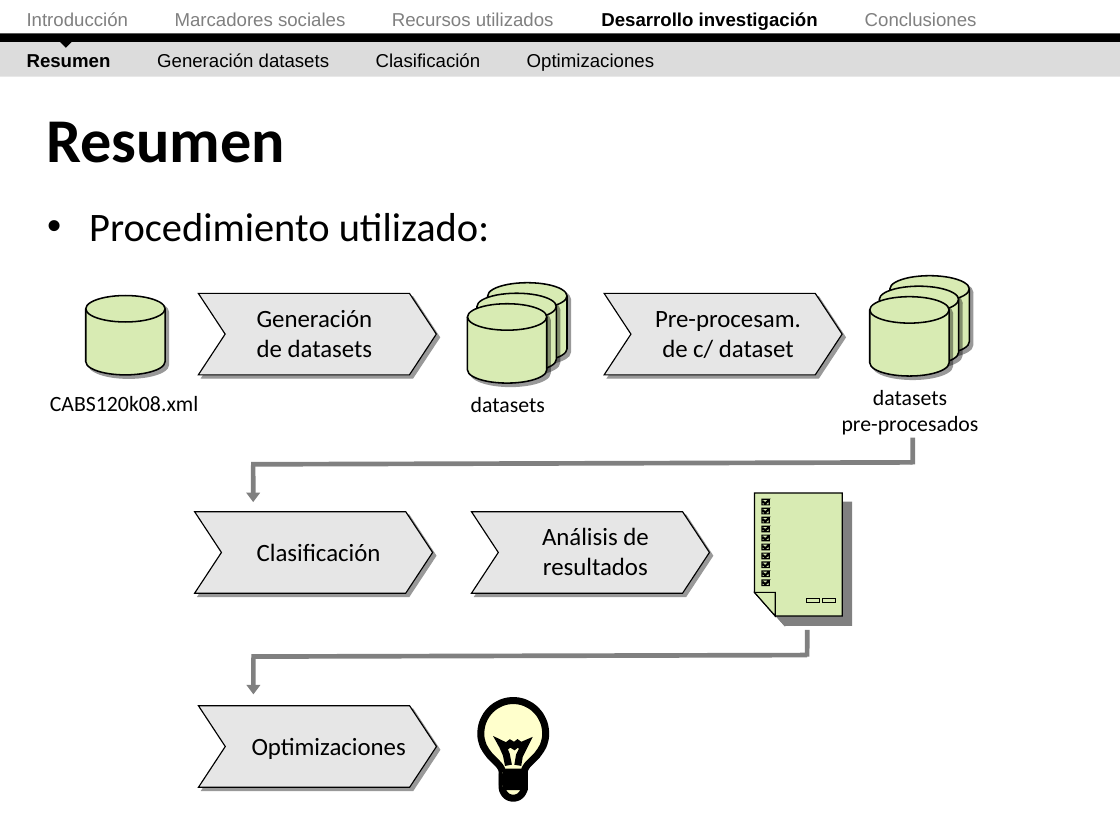
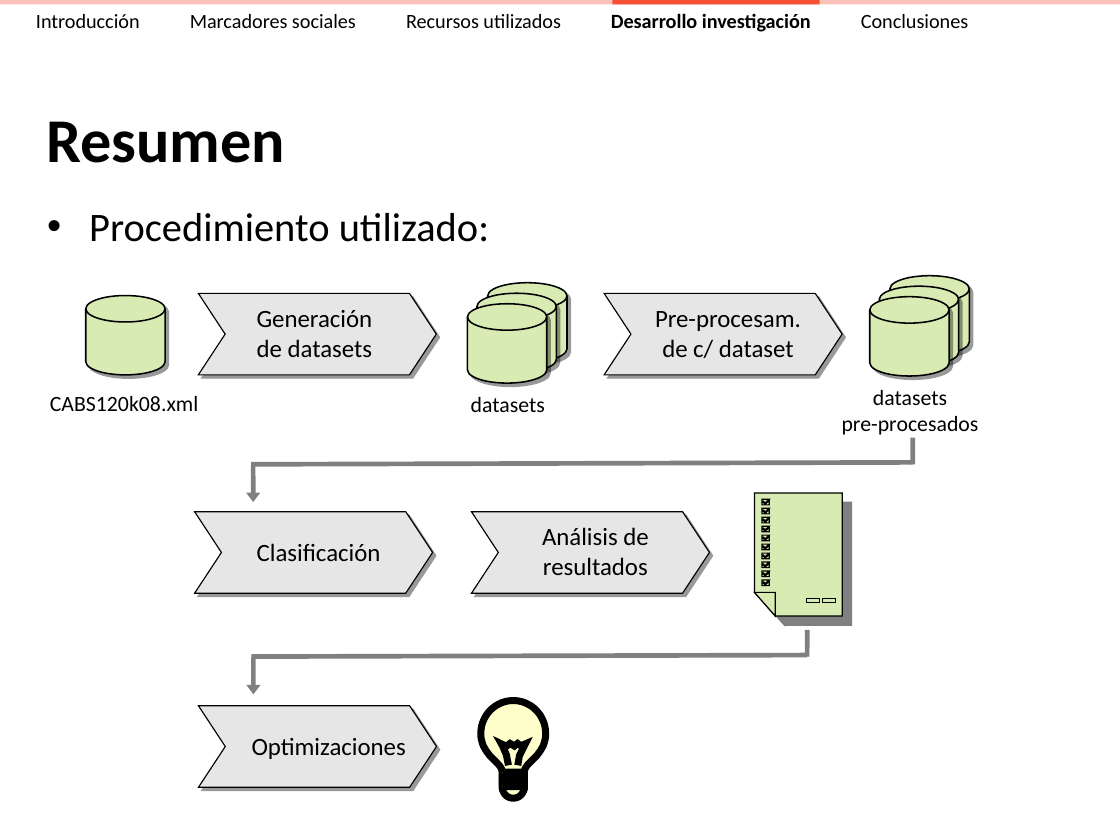
Before and after one commit to ak907kenai/nicotournetesis, a slide deck: slide 35 of docs_trunk/Presentación/Nicolás Tourné - Presentación Tesis (v2.2).ppt (slide 36 before the commit). Drawn at 1120x840 pixels with LibreOffice and Linux fonts; fonts in the diff are those of the drawing. Boxes give left, top, right and bottom in pixels: in the first picture for what was removed or moved away, otherwise in the second. Text is boxed around its words. In the diff, an @@ line names an element or a change of style, - is before the commit and + after.

```diff
--- a/docs_trunk/Presentación/Nicolás Tourné - Presentación Tesis (v2.2).ppt
+++ b/docs_trunk/Presentación/Nicolás Tourné - Presentación Tesis (v2.2).ppt
@@ rectangle: place and size @@
-rectangle at (0,34,1120,43)
+rectangle at (0,0,1120,4)
@@ rectangle at (0,0,1120,4): fill #000000 to #FCC3BA @@
@@ text "Introducción Marcadores sociales Recursos utilizados ...": place and size @@
-text "Introducción Marcadores sociales Recursos utilizados ..." at (27,12,977,30)
+text "Introducción Marcadores sociales Recursos utilizados ..." at (36,13,968,32)
@@ text "Introducción Marcadores sociales Recursos utilizados ..." at (36,13,968,32): size 12 to 13 pt, font Arial to Calibri; text colour #808080 to #000000 in "Introducción Marcadores sociales Recursos utilizados Conclus ..." @@
@@ right triangle removed at (53,23,79,49) @@
@@ rectangle added at (613,0,820,4), fill #F65136 @@
@@ rectangle removed at (0,41,1120,77) @@
@@ text removed at (27,53,654,71) @@
-Resumen Generación datasets Clasificación Optimizaciones
```
Also in this commit, not shown: 75 other slides changed, 1 slide removed, 1 other file.
